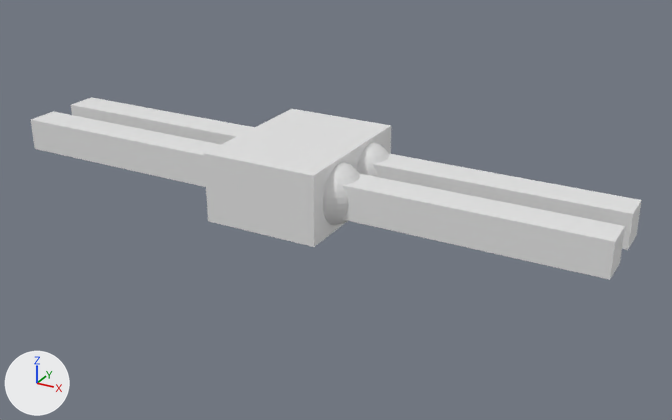
What one commit did to the FBX model Monitor/Creature.fbx.
Both versions are drawn from a camera (50 mm lens) standing at (6.77, -11.25, 7.33) and looking at (0.52, 0.12, 1.65). Lighting does not change. The marker at lower left points along +X, +Y and +Z. The picture after the commit comes second.

Names of what the first picture shows: 'Creature'.
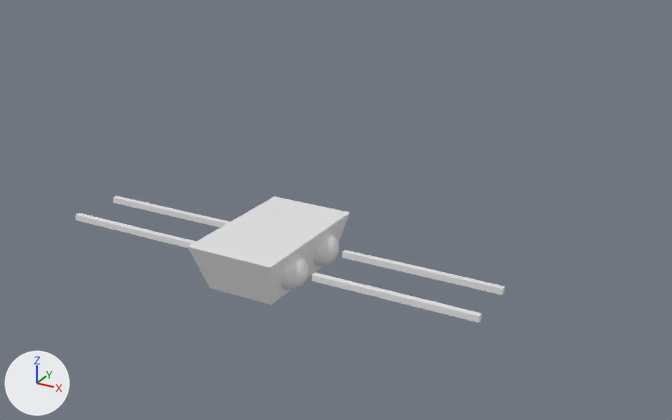
Where the change shows, as pixel boxes [x1, y1, x2, y2] in the pictures (672 x 420 px; the box of a moved part takes in the faces that stretch with it):
'Creature', reshaped, moved, turned
    before: [31, 97, 642, 280]
    after: [75, 196, 505, 323]
part 1 of me_plane_009, moved or reshaped
    before: [323, 162, 360, 225]
    after: [281, 254, 309, 290]
part 2 of me_plane_009, moved or reshaped
    before: [356, 142, 390, 177]
    after: [313, 232, 339, 266]
part 3 of me_plane_009, moved or reshaped
    before: [31, 97, 642, 280]
    after: [75, 196, 505, 323]

The change, as a list of edits to the scene's bpy script:
```text
Change me_plane_009:
    used by ob_creature; location = (-0.81, 0.5, 2.22); rotation_euler = (0.0, 0.785, 3.142), in degrees (0, 45, 180)
    remove me_plane_009.from_pydata(...)  # 1264 vertices, 1326 faces; spans x -4.17..3.03, y -0.71..1.7, z -4.17..3.03
    add me_plane_009.from_pydata(...)  # 1264 vertices, 1326 faces; spans x -3.57..3.57, y -1.2..1.2, z -0.39..0.37
    me_plane_009 part 1: the loose piece of 302 vertices spanning x -1.61..-0.67, y 0.52..1.46, z -1.61..-0.67 is multiplied about its middle by the matrix ((-0.428, 0.0, -0.428), (0.0, -0.605, 0.0), (-0.428, 0.0, 0.428)), then moved by (1.74, -1.49, 1.14)
    me_plane_009 part 2: the loose piece of 302 vertices spanning x -1.61..-0.67, y -0.42..0.51, z -1.61..-0.67 is multiplied about its middle by the matrix ((-0.428, 0.0, -0.428), (0.0, -0.605, 0.0), (-0.428, 0.0, 0.428)), then moved by (1.74, 0.41, 1.14)
    me_plane_009 part 3: 56 of 1264 vertices moved; they spanned x -4.17..3.03, y -0.71..1.7, z -4.17..3.03 and now span x -3.57..3.57, y -1.2..1.2, z -0.39..0.37; mean shift (0.57, -0.5, 0.57); largest move (-4.17, 1.25, -3.8) -> (3.57, -0.54, 0.05)
    other edits to the shape of me_plane_009 do not show in these pictures
Change ob_creature:
    ob_creature.location: (-0.81, 0.5, 2.22) -> (-0.35, -0.34, 0.96)
    ob_creature.rotation_euler: (0.0, 0.785, 3.142) -> (-0.0386, -0.00475, 0.00783)  # degrees (0, 45, 180) -> degrees (-2.2, -0.3, 0.4)
```
